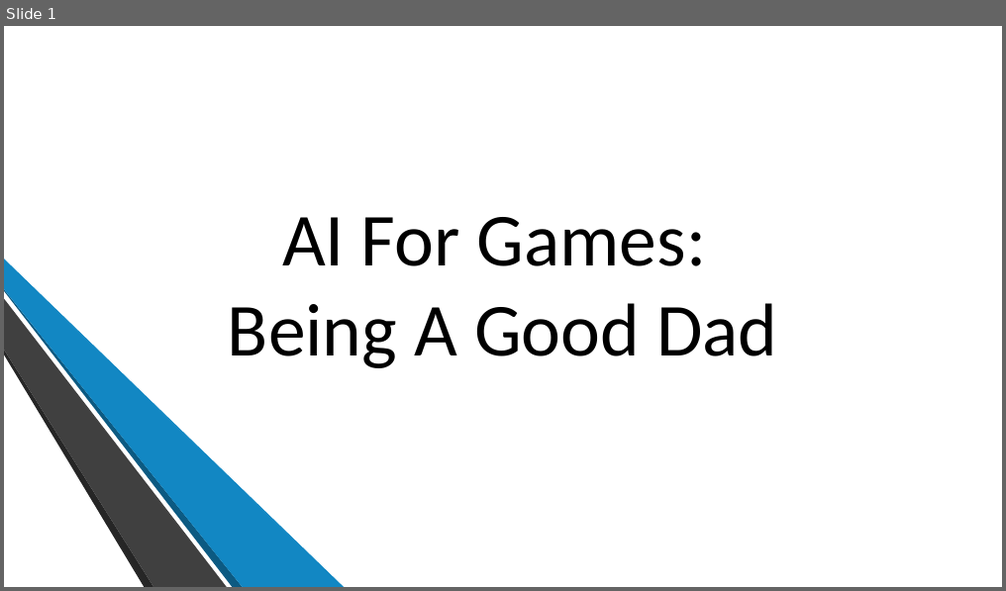
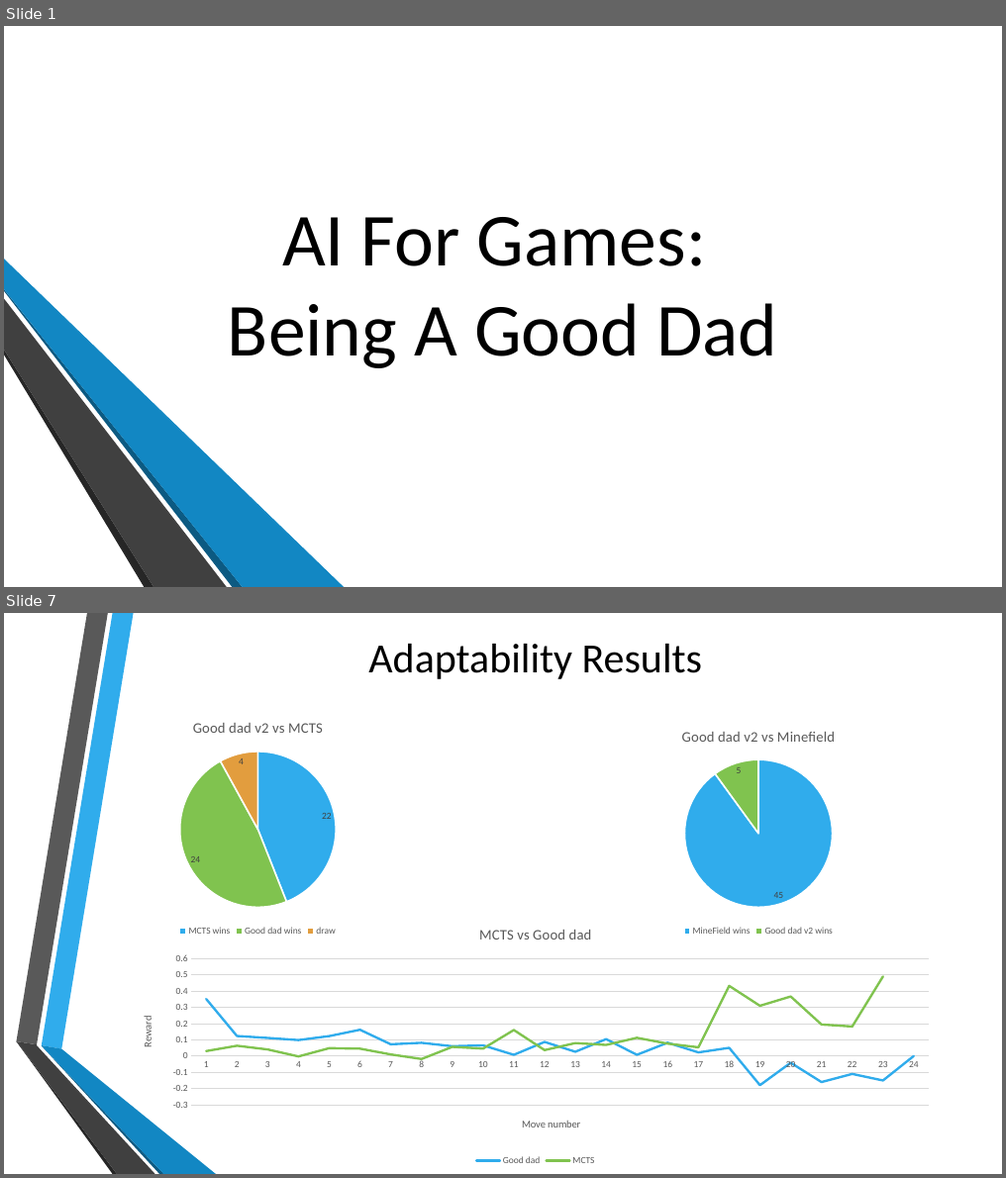
Before and after one commit to mDinardo08/diss, a slide deck: PosterDayPresentation.pptx. Shown one above the other, each under a label of ours: slide 1 before the commit, slides 1 and 7 after it; the slides between them are not shown. The pictures are 1006x591 and 1006x1178 pixels, drawn with LibreOffice and Linux fonts; fonts in the diff are those of the drawing; background and template pictures are left out. Boxes give left, top, right and bottom in pixels: in the first picture for what was removed or moved away, otherwise in the second. Text is boxed around its words. In the diff, an @@ line names an element or a change of style, - is before the commit and + after.

```diff
--- a/PosterDayPresentation.pptx
+++ b/PosterDayPresentation.pptx
@@ slide 7 added at (4, 613, 1002, 1174), background picture (left out) @@
@@ title added at (368, 644, 702, 679), 40 pt, text #000000 @@
+Adaptability Results
@@ pie chart added at (60, 707, 455, 940) @@
+title "Good dad v2 vs MCTS "
+categories: MCTS wins, Good dad wins, draw
+Series 1: 22, 24, 4
@@ pie chart added at (571, 716, 945, 940) @@
+title "Good dad v2 vs Minefield "
+categories: MineField wins, Good dad v2 wins
+Series 1: 45, 5
@@ line chart added at (126, 914, 945, 1170) @@
+title "MCTS vs Good dad "
+categories: 1, 2, 3, 4, 5, 6, 7, 8, 9, 10, 11, 12, 13, 14, 15, 16, 17, 18, 19, 20, 21, 22, 23, 24
+Good dad: 0.35, 0.12, 0.11, 0.1, 0.12, 0.16, 0.07, 0.08, 0.06, 0.07, 0.01, 0.09, 0.03, 0.1, 0.01, 0.08, 0.02, 0.05, -0.18, -0.04, -0.16, -0.11, -0.15, 0
+MCTS: 0.03, 0.06, 0.04, 0, 0.05, 0.04, 0.01, -0.02, 0.06, 0.05, 0.16, 0.04, 0.08, 0.07, 0.11, 0.08, 0.05, 0.43, 0.31, 0.37, 0.19, 0.18, 0.49, -
@@ group added at (16, 613, 216, 1174): 6 freeform shapes @@
```
Also in this commit, not shown: 2 slides changed, 5 other slides added, 4 slides removed, 4 other files.
